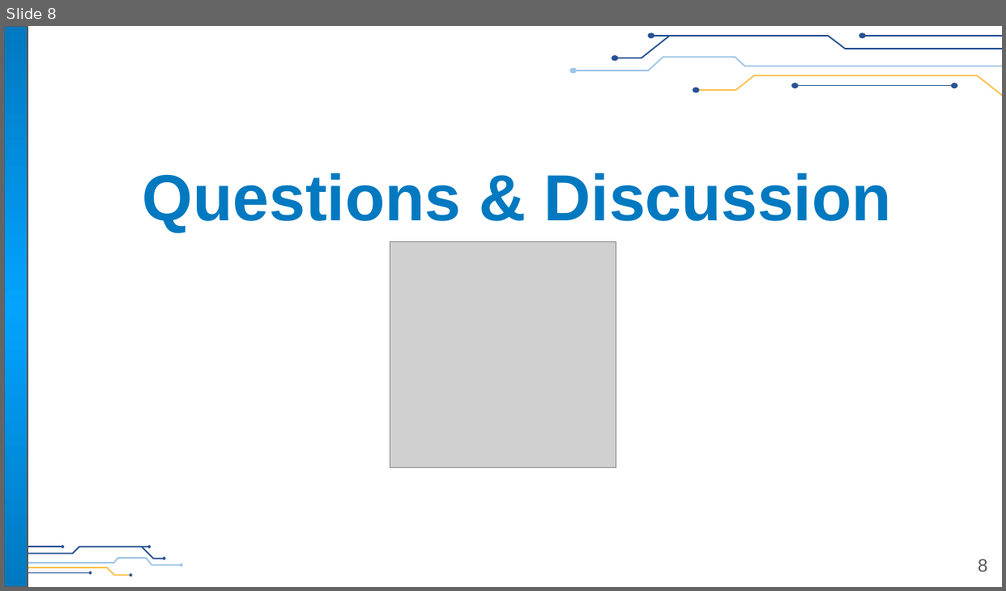
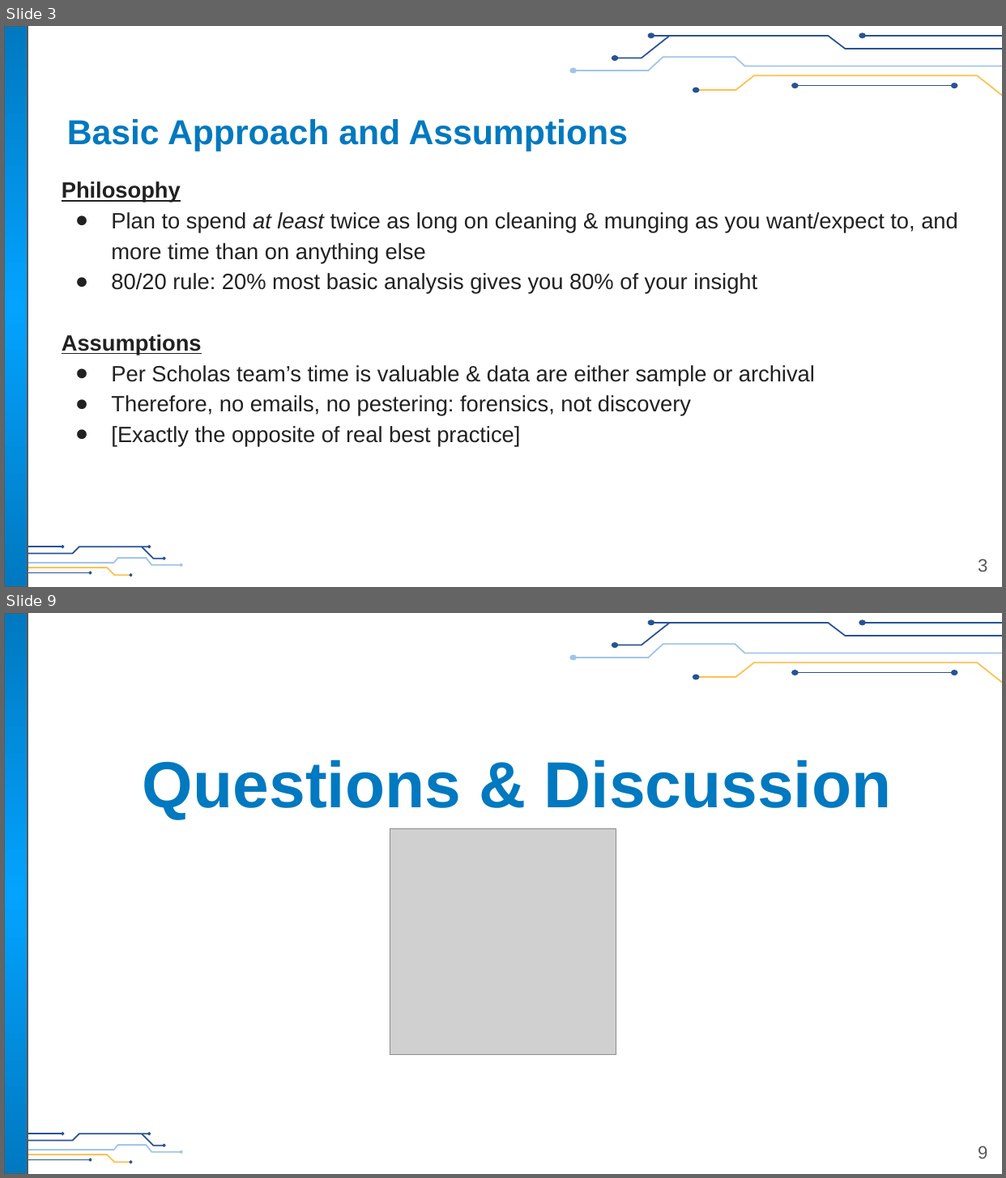
Before and after one commit to flipsmash/PS_demo, a slide deck: Presentation/Finnegan_Sr_Mgr_Learner_Eval&Analytics_Thought_Exercise.pptx. Shown one above the other, each under a label of ours: slide 8 before the commit, slides 3 and 9 after it; the slides between them are not shown. The pictures are 1006x591 and 1006x1178 pixels, drawn with LibreOffice and Linux fonts; fonts in the diff are those of the drawing; grey boxes stand for pictures; background and template pictures are left out. Boxes give left, top, right and bottom in pixels: in the first picture for what was removed or moved away, otherwise in the second. Text is boxed around its words. In the diff, an @@ line names an element or a change of style, - is before the commit and + after.

```diff
--- a/Presentation/Finnegan_Sr_Mgr_Learner_Eval&Analytics_Thought_Exercise.pptx
+++ b/Presentation/Finnegan_Sr_Mgr_Learner_Eval&Analytics_Thought_Exercise.pptx
@@ slide 3 added at (4, 26, 1002, 587), background #FFFFFF; not listed: 27 template elements that a slide beside it also shows @@
@@ title added at (67, 119, 629, 152), 25 pt, text #0079C0, bold @@
+Basic Approach and Assumptions
@@ text added at (62, 182, 958, 447), 16 pt, text #212121 @@
+Philosophy
+● Plan to spend at least twice as long on cleaning & munging as you want/expect to, and more time than on anything else
+● 80/20 rule: 20% most basic analysis gives you 80% of your insight
+Assumptions
+● Per Scholas team’s time is valuable & data are either sample or archival
+● Therefore, no emails, no pestering: forensics, not discovery
+● [Exactly the opposite of real best practice]
@@ page number added at (978, 559, 987, 572), 13 pt, text #595959 @@
+3
@@ what was slide 8 is now slide 9 @@
@@ page number at (978, 1146, 987, 1159): text changed @@
-8
+9
```
Also in this commit, not shown: 6 slides changed, 1 other slide added, 1 slide removed, 6 other files.
